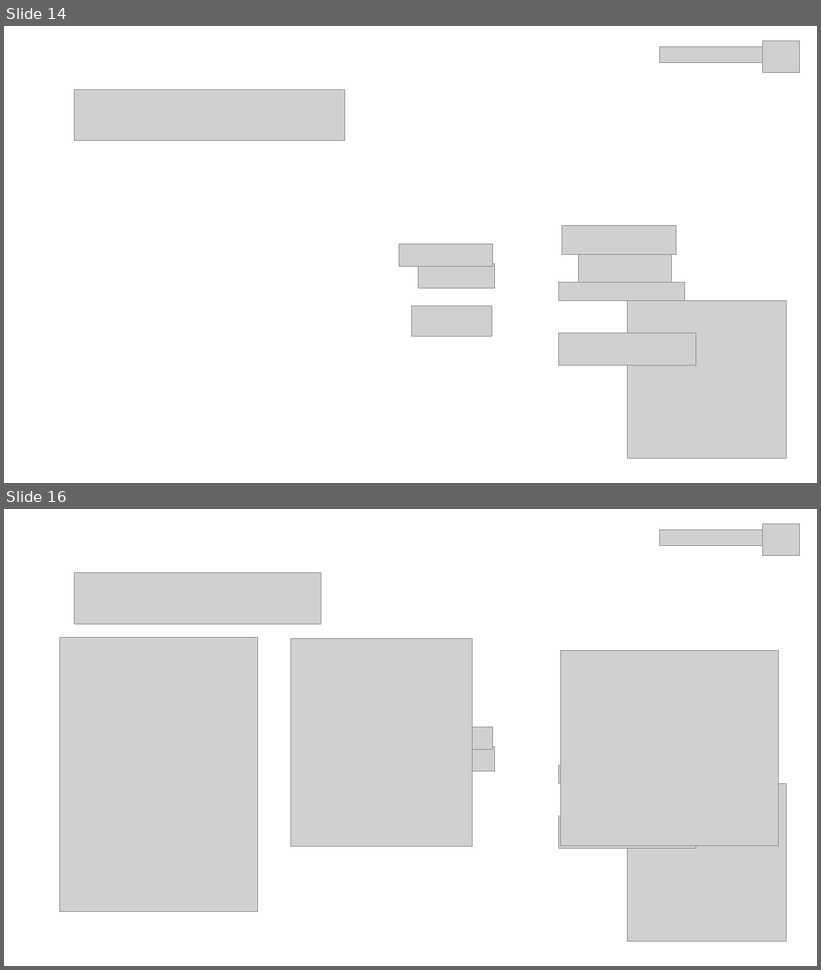
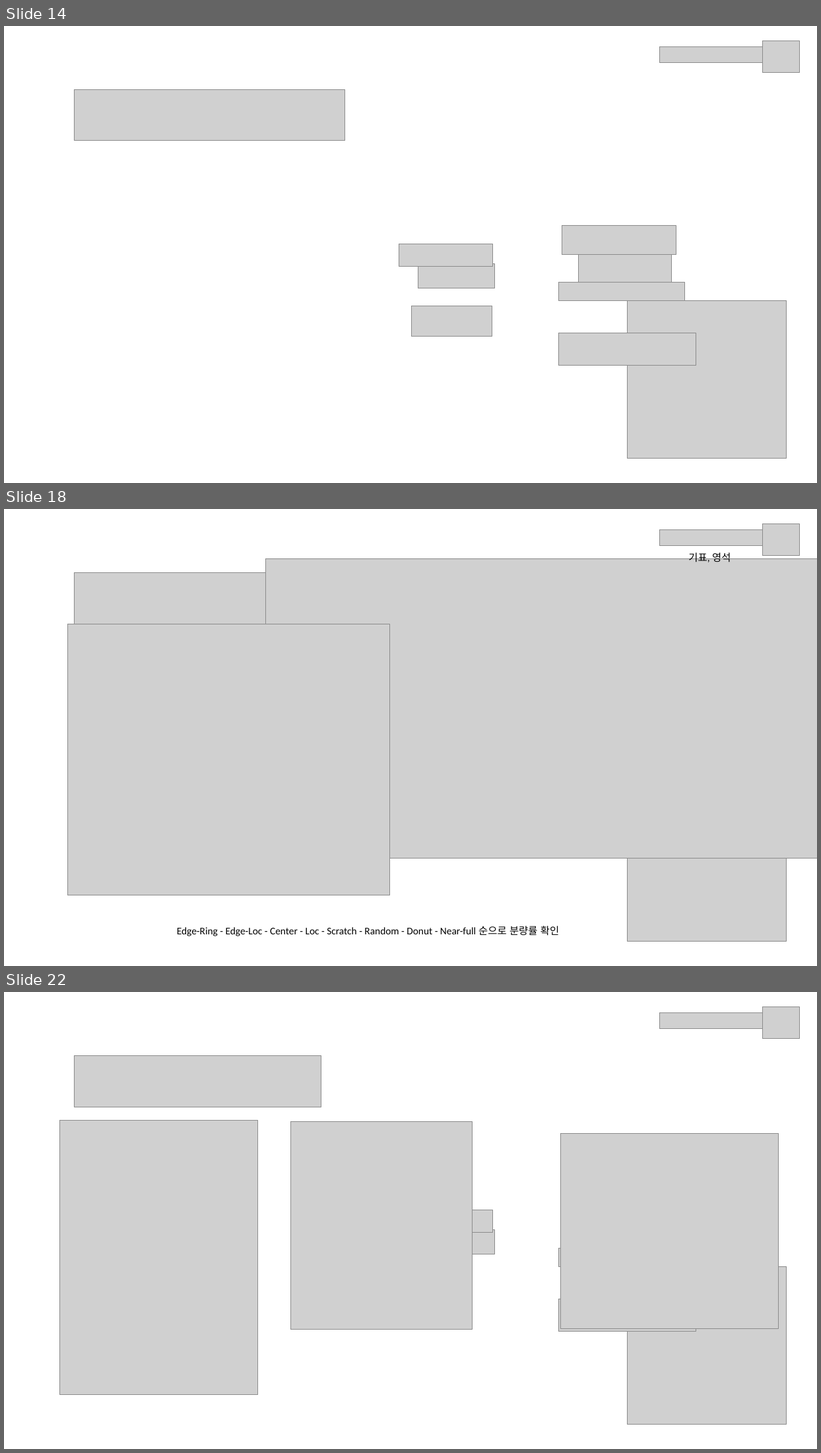
Before and after one commit to Kipioneer/TJE_Dissplay, a slide deck: 디스플레이.pptx. Shown one above the other, each under a label of ours: slides 14 and 16 before the commit, slides 14, 18 and 22 after it; the slides between them are not shown. The pictures are 821x970 and 821x1453 pixels, drawn with LibreOffice and Linux fonts; fonts in the diff are those of the drawing; grey boxes stand for pictures. Boxes give left, top, right and bottom in pixels: in the first picture for what was removed or moved away, otherwise in the second. Text is boxed around its words. In the diff, an @@ line names an element or a change of style, - is before the commit and + after.

Commit message:
기표,영석부분 ppt add

```diff
--- a/디스플레이.pptx
+++ b/디스플레이.pptx
@@ slide 18 added at [4,509,817,966], background #FFFFFF @@
@@ picture added at [762,524,800,555] @@
@@ picture added at [660,530,772,546] @@
@@ picture added at [265,559,817,858] @@
@@ text added at [688,551,731,562], 18 pt, text #000000 @@
+기표, 영석
@@ picture added at [74,573,321,624] @@
@@ picture added at [67,624,389,895] @@
@@ picture added at [627,784,787,941] @@
@@ text added at [177,926,559,937], 18 pt, text #000000 @@
+Edge-Ring - Edge-Loc - Center - Loc - Scratch - Random - Donut - Near-full 순으로 분량률 확인
@@ what was slide 16 is now slide 22 @@
```
Also in this commit, not shown: 1 slide changed, 6 other slides added, 1 slide removed.
